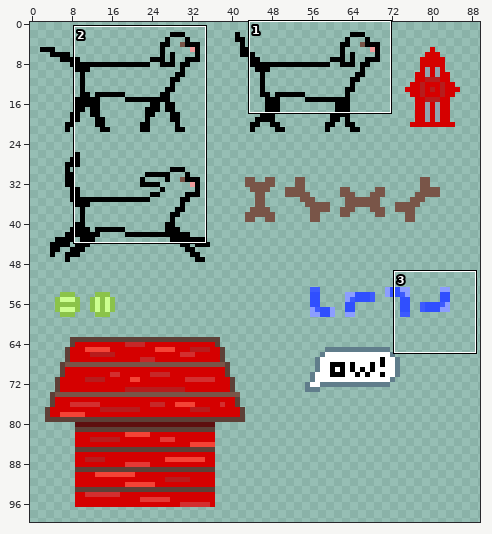
Two versions of one sprite sheet, public/sprites.png. Above: a wide view before the commit, with the close-up outlined.
Close-up. Old version:
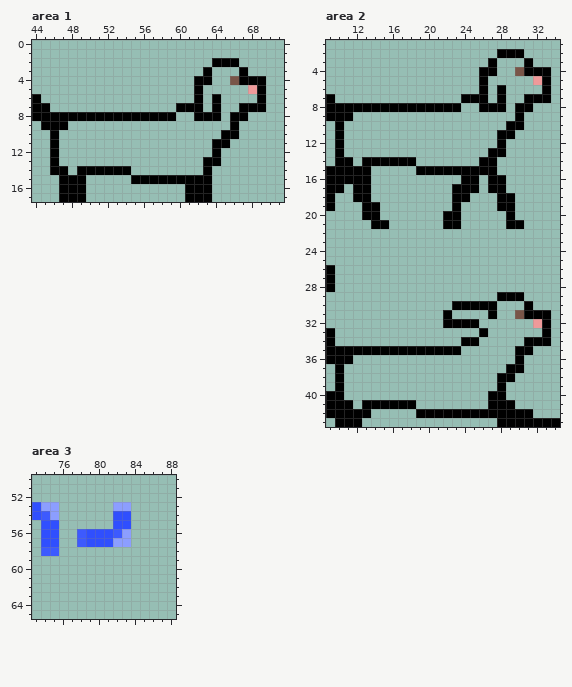
The file is 100x100 pixels. Shown: area 1: x 44..71, y 0..17; area 2: x 9..34, y 1..43; area 3: x 73..88, y 50..65. The wide view leaves out empty margins.
New version:
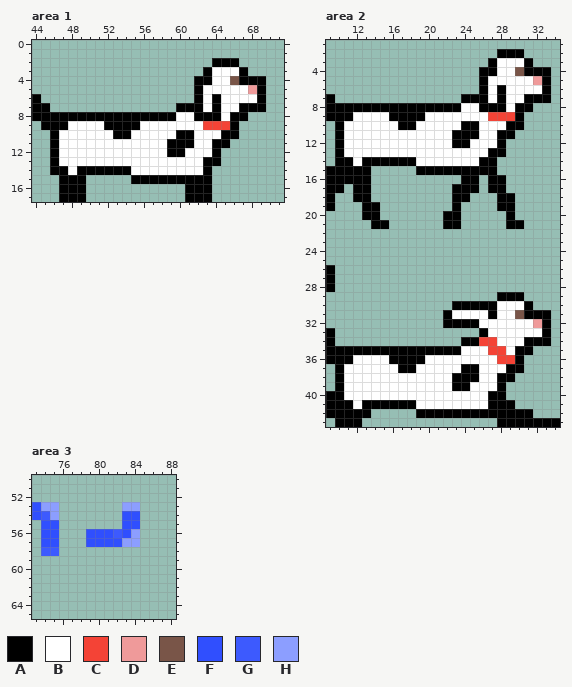
Palette (. is transparent): A #000000  B #ffffff  C #f44336  D #ef9a9a  E #795548  F #304ffe  G #3d5afe  H #8c9eff
Diff:
Area 1:
y 3: x 64..66 ... -> BBB
y 4: x 64..65 .. -> BB
y 5: x 63..67 ..... -> BBBBB
y 6: x 63 . -> B; x 65..68 .... -> BBBB
y 7: x 63 . -> B; x 65..66 .. -> BB
y 8: x 60..61 .. -> BB; x 65 . -> B
y 9: x 48..65 .................. -> BBBBAAAABBBBBBBCCC
y 10: x 47..64 .................. -> BBBBBBAABBBBBAABBB
y 11: x 47..63 ................. -> BBBBBBBBBBBBAAABB
y 12: x 47..63 ................. -> BBBBBBBBBBBBAABBB
y 13: x 47..62 ................ -> BBBBBBBBBBBBBBBB
y 14: x 48 . -> B; x 55..62 ........ -> BBBBBBBB
Area 2:
y 3: x 28..30 ... -> BBB
y 4: x 28..29 .. -> BB
y 5: x 27..31 ..... -> BBBBB
y 6: x 27 . -> B; x 29..32 .... -> BBBB
y 7: x 27 . -> B; x 29..30 .. -> BB
y 8: x 24..25 .. -> BB; x 29 . -> B
y 9: x 12..29 .................. -> BBBBAAAABBBBBBBCCC
y 10: x 11..28 .................. -> BBBBBBAABBBBBAABBB
y 11: x 11..27 ................. -> BBBBBBBBBBBBAAABB
y 12: x 11..27 ................. -> BBBBBBBBBBBBAABBB
y 13: x 11..26 ................ -> BBBBBBBBBBBBBBBB
y 14: x 12 . -> B; x 19..25 ....... -> BBBBBBB
y 30: x 28..30 ... -> BBB
y 31: x 23..26 .... -> BBBB; x 28..29 .. -> BB
y 32: x 26..31 ...... -> BBBBBB
y 33: x 27..32 ...... -> BBBBBB
y 34: x 26..30 ..... -> CCBBB
y 35: x 24..29 ...... -> BBBCCB
y 36: x 12..29 .................. -> BBBBAAAABBBBBBBBCC
y 37: x 11..28 .................. -> BBBBBBAABBBBBAABBB
y 38: x 11..27 ................. -> BBBBBBBBBBBBAAABB
y 39: x 11..27 ................. -> BBBBBBBBBBBBAABBB
y 40: x 11..26 ................ -> BBBBBBBBBBBBBBBB
y 41: x 12 . -> B; x 19..26 ........ -> BBBBBBBB
Area 3:
y 53: x 82 H -> .; x 84 . -> H
y 54..55: x 82 F -> .; x 84 . -> F
y 56: x 78 G -> .; x 83..84 H. -> FH
y 57: x 78 G -> .; x 82 H -> F; x 84 . -> H
Pixel boxes of the changes (left, top, right, bottom) in both close-ups:
added: (59, 67, 257, 175)
added: (344, 58, 542, 166)
added: (344, 301, 542, 409)
changed: (113, 502, 140, 547)
erased: (77, 529, 86, 547)
